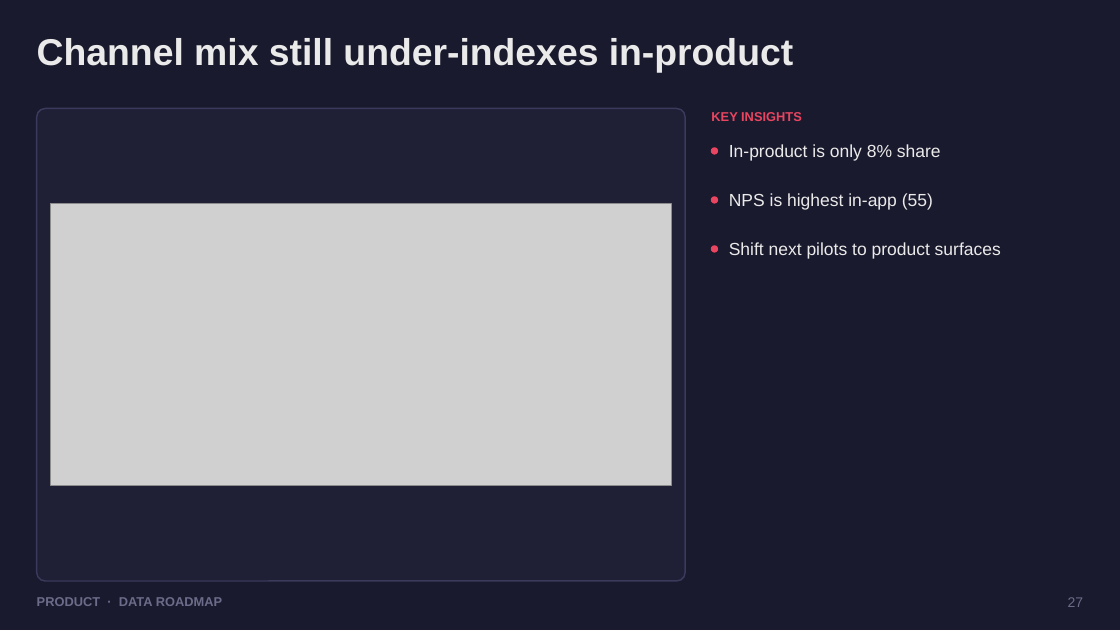
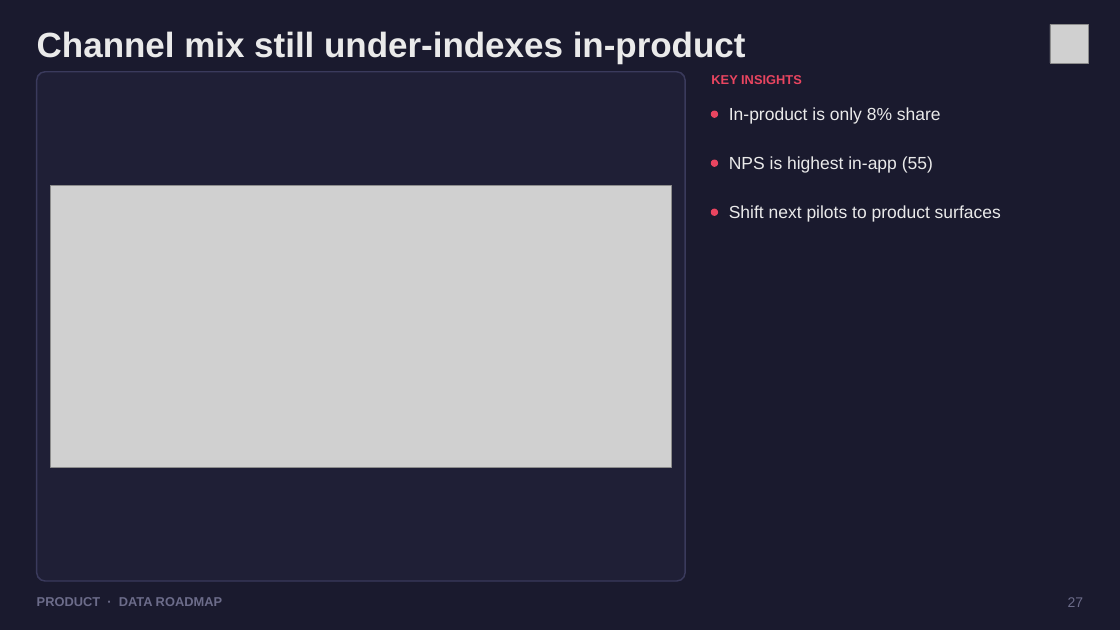
Before and after one commit to dhanesh123in/ppt-gen, a slide deck: slide 27 of examples/demo.pptx. Drawn at 1120x630 pixels with LibreOffice and Linux fonts; fonts in the diff are those of the drawing; grey boxes stand for pictures. Boxes give left, top, right and bottom in pixels: in the first picture for what was removed or moved away, otherwise in the second. Text is boxed around its words. In the diff, an @@ line names an element or a change of style, - is before the commit and + after.

```diff
--- a/examples/demo.pptx
+++ b/examples/demo.pptx
@@ text "Channel mix still under-indexes in-product" at (x1=37, y1=31, x2=746, y2=64): size 32 to 30 pt @@
@@ picture added at (x1=1050, y1=24, x2=1089, y2=63) @@
@@ rounded rectangle resized from (x1=37, y1=108, x2=686, y2=581) to (x1=37, y1=71, x2=686, y2=581) @@
@@ rounded rectangle at (x1=37, y1=71, x2=686, y2=581): proportions changed @@
@@ rounded rectangle moved from (x1=712, y1=246, x2=718, y2=252) to (x1=712, y1=111, x2=718, y2=117) @@
@@ rounded rectangle moved from (x1=712, y1=148, x2=718, y2=154) to (x1=712, y1=160, x2=718, y2=166) @@
@@ 4 texts moved together from (x1=711, y1=112, x2=1001, y2=259) to (x1=711, y1=75, x2=1001, y2=222) @@
@@ picture moved from (x1=50, y1=204, x2=671, y2=486) to (x1=50, y1=186, x2=671, y2=467) @@
@@ rounded rectangle moved from (x1=712, y1=197, x2=718, y2=202) to (x1=712, y1=209, x2=718, y2=215) @@
```
Also in this commit, not shown: 29 other slides changed, 9 other files.
